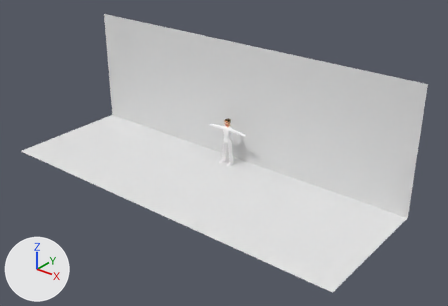
An edit to the Blender file MODELOS/CENARIO - ufn.blend, drawn before and after from the same camera.
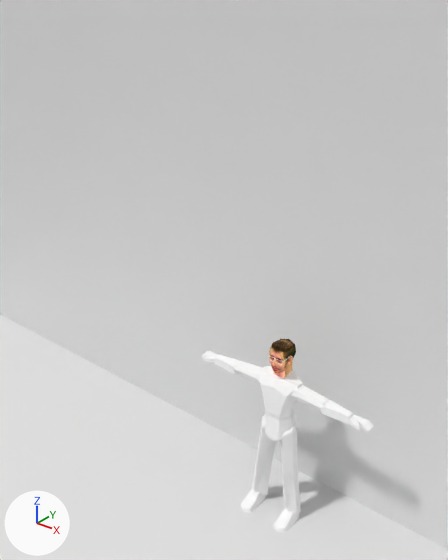
Old and new are each drawn whole from a 50 mm camera at (1308.0, -1708.0, 1064.0) aimed at (110.0, -211.0, 135.0) and again close up from a 50 mm camera at (235.0, -423.0, 449.0) aimed at (-71.0, -41.0, 212.0). Lighting does not change. The marker at lower left points along +X, +Y and +Z. The older version's two pictures come first.

Before the edit, the objects in view are built like this:
```python
me_cube = bpy.data.meshes.new('Cube')
me_cube.from_pydata(...)  # 73 vertices, 56 faces; spans x -0.91..0.91, y -1.29..1.09, z -1.43..1.22
me_cube.materials.append(mat_material)
me_cube_001 = bpy.data.meshes.new('Cube.001')
me_cube_001.from_pydata(...)  # 44 vertices, 43 faces; spans x 0.0..7.99, y -10.23..2.02, z -2.73..0.91
me_cube_001.materials.append(mat_material_001)  # its picture is missing
me_cube_002 = bpy.data.meshes.new('Cube.002')
me_cube_002.from_pydata(...)  # 12 vertices, 8 faces; spans x -0.56..0.56, y -0.29..0.87, z -2.3..-0.57
me_cube_002.materials.append(mat_material)
me_cube_023 = bpy.data.meshes.new('Cube.023')
me_cube_023.from_pydata(...)  # 282 vertices, 264 faces; spans x -5.66..5.66, y -1.49..0.87, z -8.85..1.31
me_cube_023.materials.append(mat_dbrito)  # its picture is missing
me_plane = bpy.data.meshes.new('Plane')
me_plane.from_pydata([(700.0, -483.0, 139.0), (-700.0, 0.0, 593.0), (700.0, 0.0, 593.0), (-700.0, -483.0, 139.0), (-700.0, 0.0, 139.0), (700.0, 0.0, 139.0)], [], [(4, 5, 2, 1), (3, 0, 5, 4)])
me_plane.materials.append(mat_material_001)  # its picture is missing
ob_cabeca = bpy.data.objects.new('cabeca', me_cube)
ob_cabeca.location = (0.0, -52.9, 169.9)
ob_cabeca.scale = (10.0, 10.0, 10.0)
ob_cabeca_001 = bpy.data.objects.new('cabeca.001', me_cube_002)
ob_cabeca_001.location = (0.0, -52.9, 169.9)
ob_cabeca_001.scale = (10.0, 10.0, 10.0)
ob_cube_025 = bpy.data.objects.new('Cube.025', me_cube_023)
ob_cube_025.location = (0.0, -54.5, 132.6)
ob_cube_025.scale = (15.0, 15.0, 15.0)
ob_oculos = bpy.data.objects.new('oculos', me_cube_001)
ob_oculos.location = (0.0, -52.9, 169.9)
_m = ob_oculos.modifiers.new('Mirror', 'MIRROR')
_m.use_clip = True
ob_piso = bpy.data.objects.new('piso', me_plane)
ob_piso.location = (0.0, 0.0, -137.1)
```
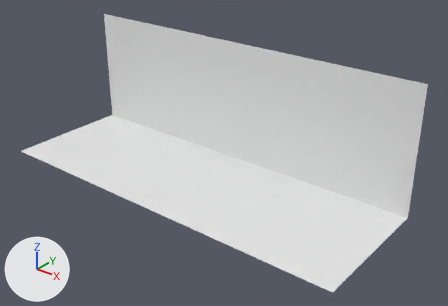
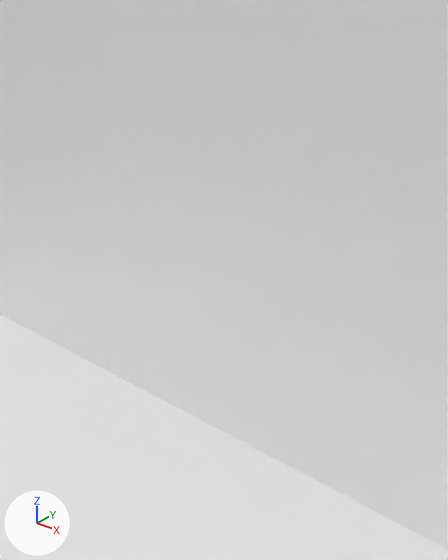
What differs and where, as boxes (x1, y1, x2, y2) in the close-ups (448 x 560 px):
'Cube.025', deleted
    before: (202, 351, 374, 532)
'cabeca', deleted (orange)
    before: (269, 339, 296, 373)
'cabeca.001', deleted (mostly hidden)
    before: (273, 361, 292, 379)
'oculos', deleted
    before: (268, 355, 290, 365)

The edits, one by one:
Object 'Cube.025' (ob_cube_025) is deleted.
Object 'cabeca' (ob_cabeca) is deleted.
Object 'oculos' (ob_oculos) is deleted.
Object 'cabeca.001' (ob_cabeca_001) is deleted.
